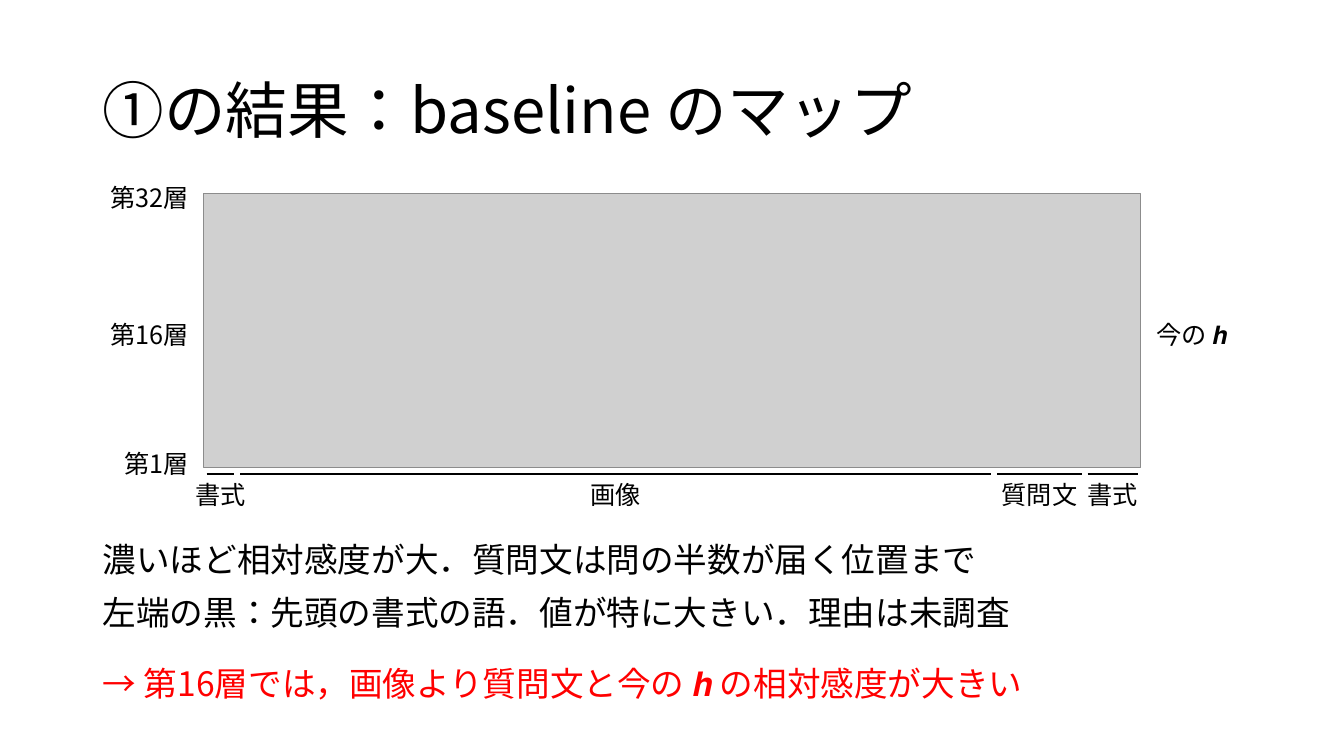
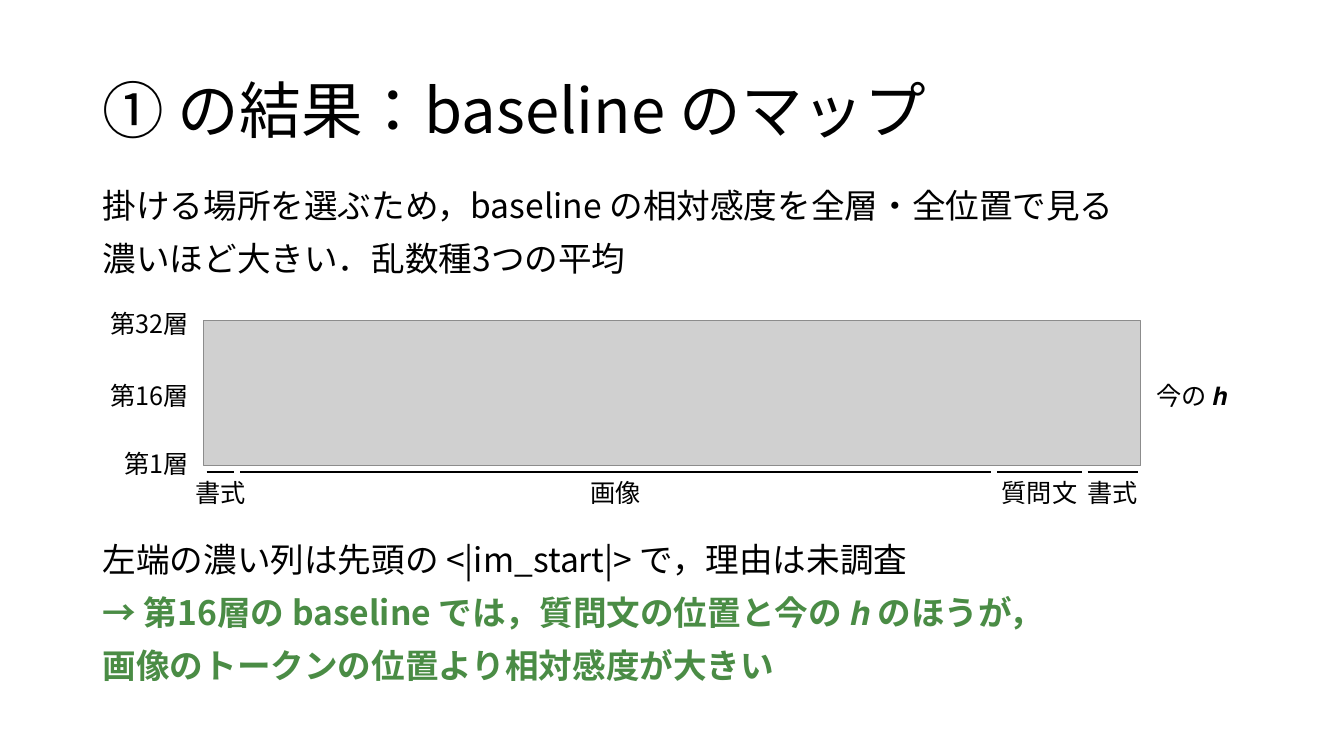
Before and after one commit to tomoking2004/taskalign, a slide deck: slide 7 of presentations/20261127_進捗報告.pptx. Drawn at 1344x756 pixels with LibreOffice and Linux fonts; fonts in the diff are those of the drawing; grey boxes stand for pictures. Boxes give left, top, right and bottom in pixels: in the first picture for what was removed or moved away, otherwise in the second. Text is boxed around its words. In the diff, an @@ line names an element or a change of style, - is before the commit and + after.

```diff
--- a/presentations/20261127_進捗報告.pptx
+++ b/presentations/20261127_進捗報告.pptx
@@ title at [102, 81, 925, 139]: spaces changed @@
-①の結果：baseline のマップ
+① の結果：baseline のマップ
@@ text added at [103, 189, 1114, 274], 24 pt, text #000000 @@
+掛ける場所を選ぶため，baseline の相対感度を全層・全位置で見る
+濃いほど大きい．乱数種3つの平均
@@ text removed at [110, 186, 188, 209] @@
-第32層
@@ text at [110, 312, 188, 335]: text changed @@
-第16層
+第32層
@@ picture: place and size @@
-picture at [204, 194, 1141, 468]
+picture at [204, 321, 1141, 466]
@@ text added at [110, 384, 188, 407], 18 pt, text #000000 @@
+第16層
@@ text "今の 𝒉": place and size @@
-text "今の 𝒉" at [1156, 322, 1227, 346]
+text "今の 𝒉" at [1156, 383, 1227, 407]
@@ text at [103, 543, 1044, 681]: text changed; text colour #FF0000 to #4A8C45; bold on @@
-→ 第16層では，画像より質問文と今の 𝒉 の相対感度が大きい
+左端の濃い列は先頭の <|im_start|> で，理由は未調査
+→ 第16層の baseline では，質問文の位置と今の 𝒉 のほうが，
+画像のトークンの位置より相対感度が大きい
@@ text removed at [103, 543, 1010, 628] @@
-濃いほど相対感度が大．質問文は問の半数が届く位置まで
-左端の黒：先頭の書式の語．値が特に大きい．理由は未調査
```
Also in this commit, not shown: 5 other slides changed, 5 slides added, 8 slides removed, 2 other files.
